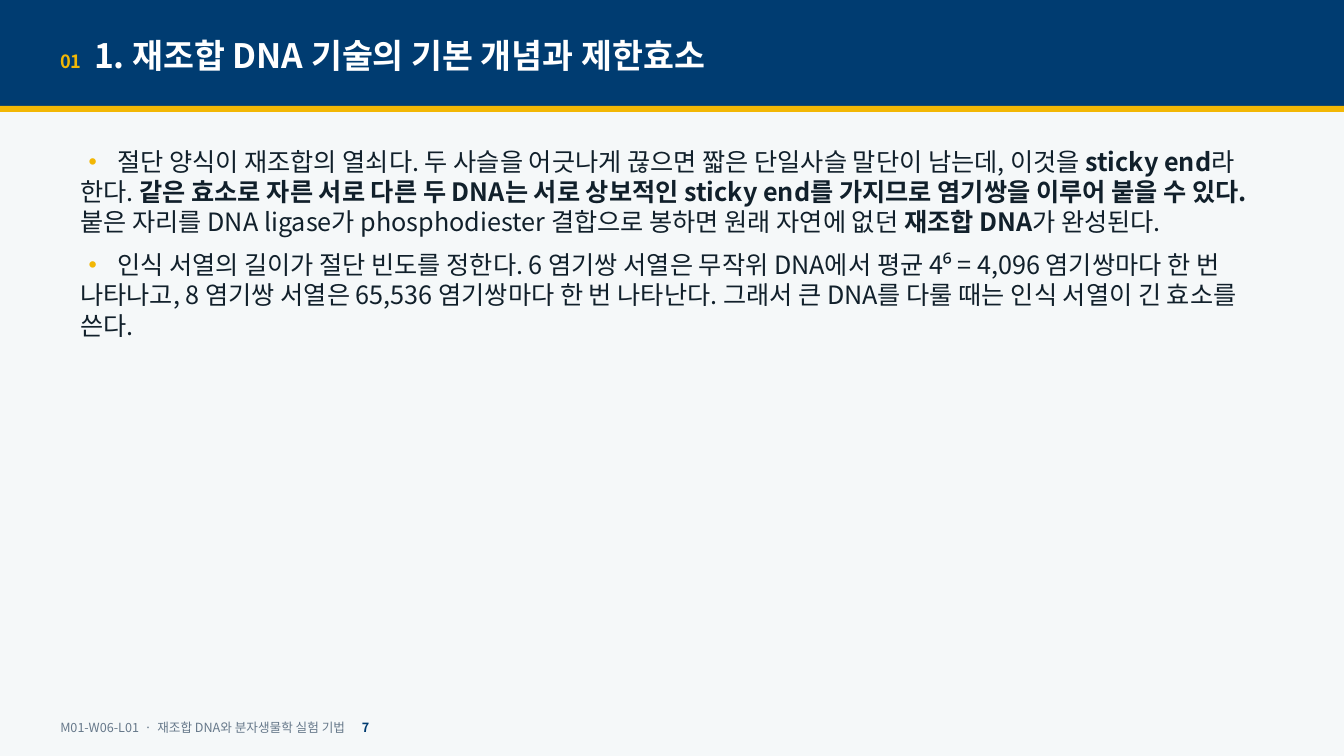
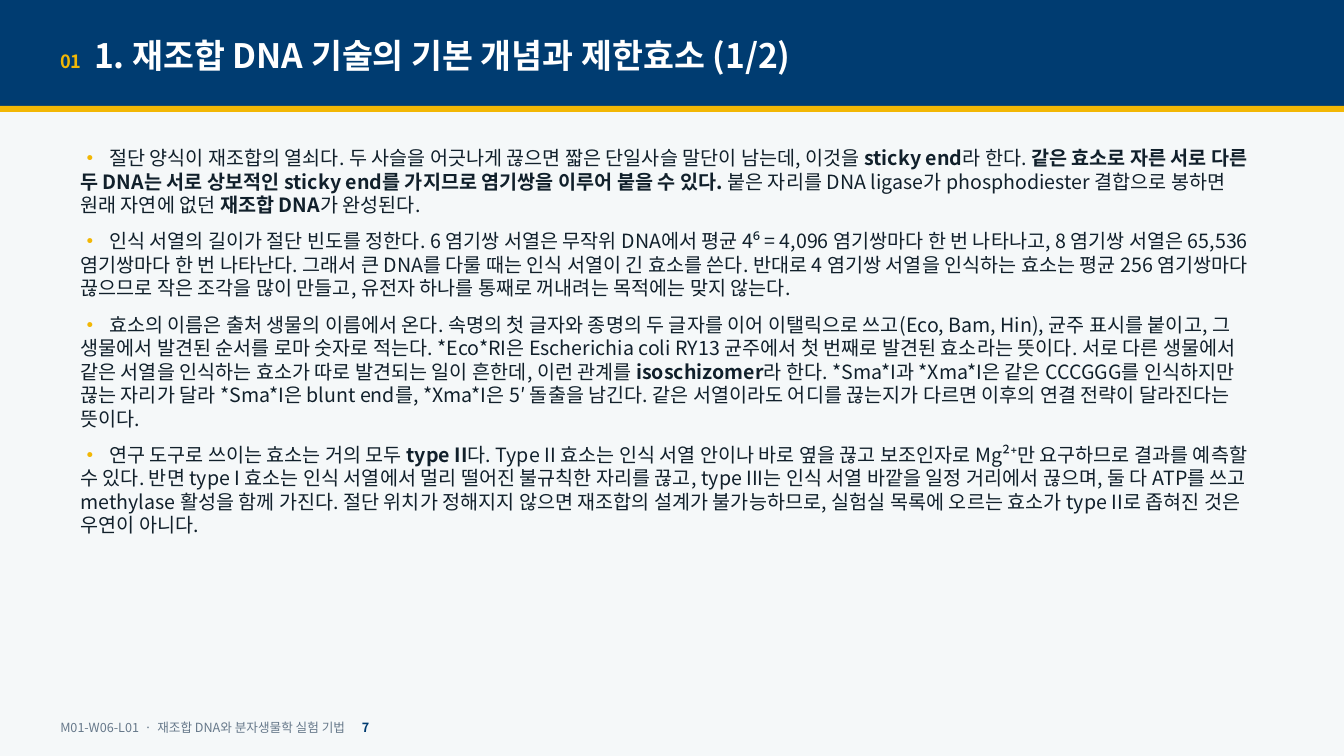
Before and after one commit to hoperiasd2/hoperiasd2.github.io, a slide deck: slide 7 of curriculum/M01/W06/L01/slides.pptx. Drawn at 1344x756 pixels with LibreOffice and Linux fonts; fonts in the diff are those of the drawing. Boxes give left, top, right and bottom in pixels: in the first picture for what was removed or moved away, otherwise in the second. Text is boxed around its words. In the diff, an @@ line names an element or a change of style, - is before the commit and + after.

```diff
--- a/curriculum/M01/W06/L01/slides.pptx
+++ b/curriculum/M01/W06/L01/slides.pptx
@@ text at (60,39,791,75): text changed @@
-01 1. 재조합 DNA 기술의 기본 개념과 제한효소
+01 1. 재조합 DNA 기술의 기본 개념과 제한효소 (1/2)
@@ text at (80,148,1247,214): size 18 to 14 pt in "• 절단 양식이 재조합의 열쇠다. 두 사슬을 ..." @@
@@ text at (80,231,1248,534): text changed; size 18 to 14 pt @@
-• 인식 서열의 길이가 절단 빈도를 정한다. 6 염기쌍 서열은 무작위 DNA에서 평균 4⁶ = 4,096 염기쌍마다 한 번 나타나고, 8 염기쌍 서열은 65,536 염기쌍마다 한 번 나타난다. 그래서 큰 DNA를 다룰 때는 인식 서열이 긴 효소를 쓴다.
+• 인식 서열의 길이가 절단 빈도를 정한다. 6 염기쌍 서열은 무작위 DNA에서 평균 4⁶ = 4,096 염기쌍마다 한 번 나타나고, 8 염기쌍 서열은 65,536 염기쌍마다 한 번 나타난다. 그래서 큰 DNA를 다룰 때는 인식 서열이 긴 효소를 쓴다. 반대로 4 염기쌍 서열을 인식하는 효소는 평균 256 염기쌍마다 끊으므로 작은 조각을 많이 만들고, 유전자 하나를 통째로 꺼내려는 목적에는 맞지 않는다.
+• 효소의 이름은 출처 생물의 이름에서 온다. 속명의 첫 글자와 종명의 두 글자를 이어 이탤릭으로 쓰고(Eco, Bam, Hin), 균주 표시를 붙이고, 그 생물에서 발견된 순서를 로마 숫자로 적는다. *Eco*RI은 Escherichia coli RY13 균주에서 첫 번째로 발견된 효소라는 뜻이다. 서로 다른 생물에서 같은 서열을 인식하는 효소가 따로 발견되는 일이 흔한데, 이런 관계를 isoschizomer라 한다. *Sma*I과 *Xma*I은 같은 CCCGGG를 인식하지만 끊는 자리가 달라 *Sma*I은 blunt end를, *Xma*I은 5′ 돌출을 남긴다. 같은 서열이라도 어디를 끊는지가 다르면 이후의 연결 전략이 달라진다는 뜻이다.
+• 연구 도구로 쓰이는 효소는 거의 모두 type II다. Type II 효소는 인식 서열 안이나 바로 옆을 끊고 보조인자로 Mg²⁺만 요구하므로 결과를 예측할 수 있다. 반면 type I 효소는 인식 서열에서 멀리 떨어진 불규칙한 자리를 끊고, type III는 인식 서열 바깥을 일정 거리에서 끊으며, 둘 다 ATP를 쓰고 methylase 활성을 함께 가진다. 절단 위치가 정해지지 않으면 재조합의 설계가 불가능하므로, 실험실 목록에 오르는 효소가 type II로 좁혀진 것은 우연이 아니다.
```
Also in this commit, not shown: 40 other slides changed, 15 slides added, 5 other files.
